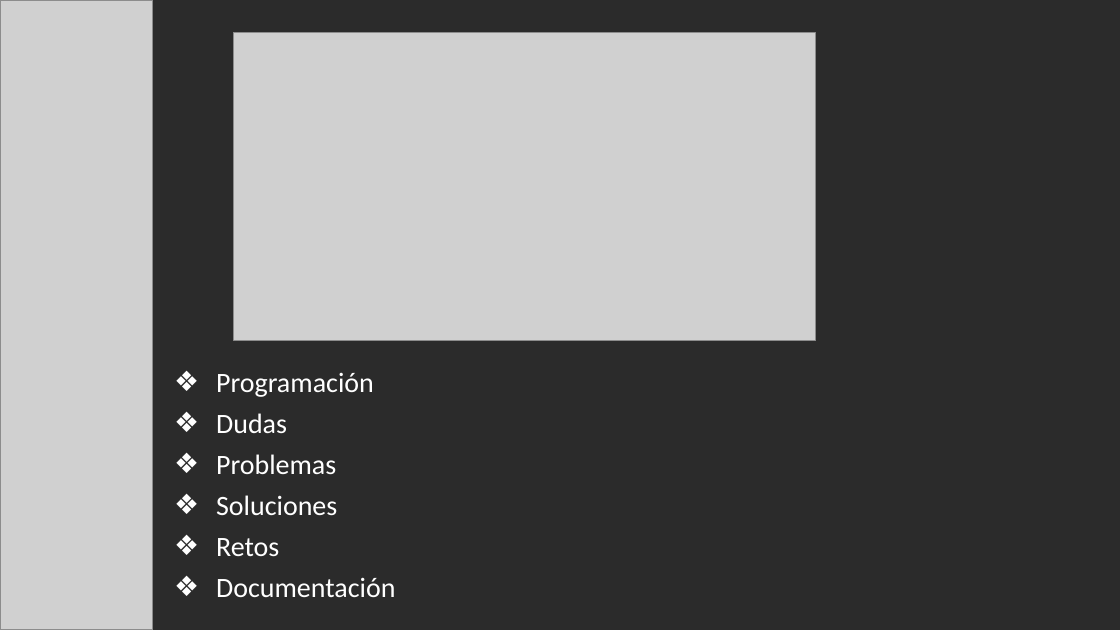
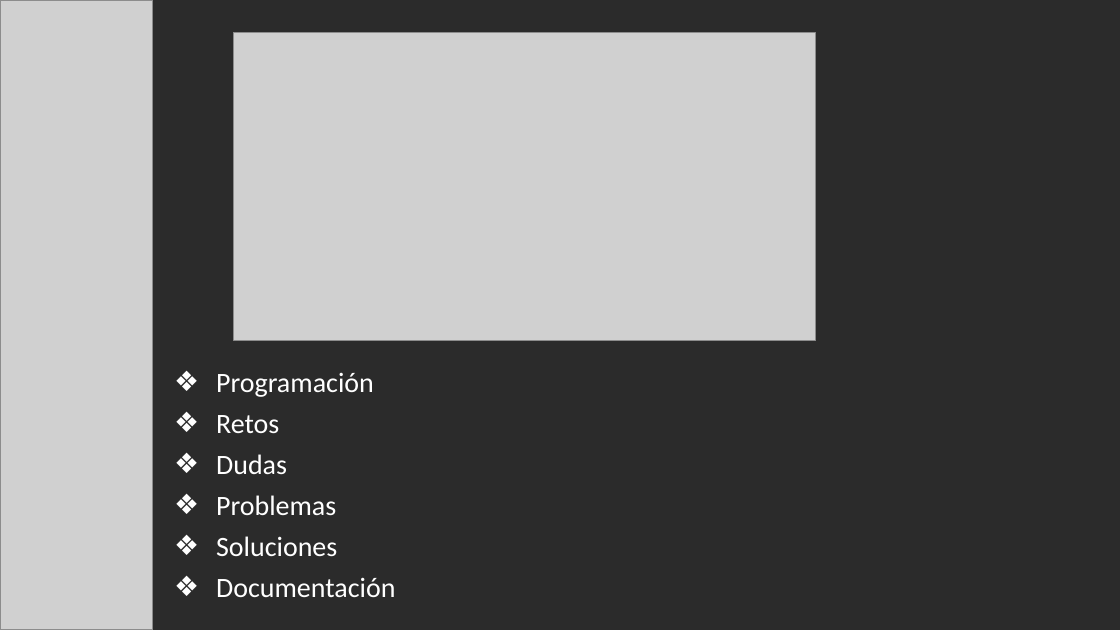
Before and after one commit to Jandycon/PROYECTOAPP, a slide deck: slide 10 of DidaktikApp.pptx. Drawn at 1120x630 pixels with LibreOffice and Linux fonts; fonts in the diff are those of the drawing; grey boxes stand for pictures; background and template pictures are left out; a plain dark background stands for a picture behind light text. Boxes give left, top, right and bottom in pixels: in the first picture for what was removed or moved away, otherwise in the second. Text is boxed around its words. In the diff, an @@ line names an element or a change of style, - is before the commit and + after.

```diff
--- a/DidaktikApp.pptx
+++ b/DidaktikApp.pptx
@@ text at box(216, 415, 279, 433): paragraph added @@
+❖ Retos
@@ text at box(216, 538, 279, 556): paragraph removed @@
-❖ Retos
```
Also in this commit, not shown: 4 other slides changed, 3 slides added.
